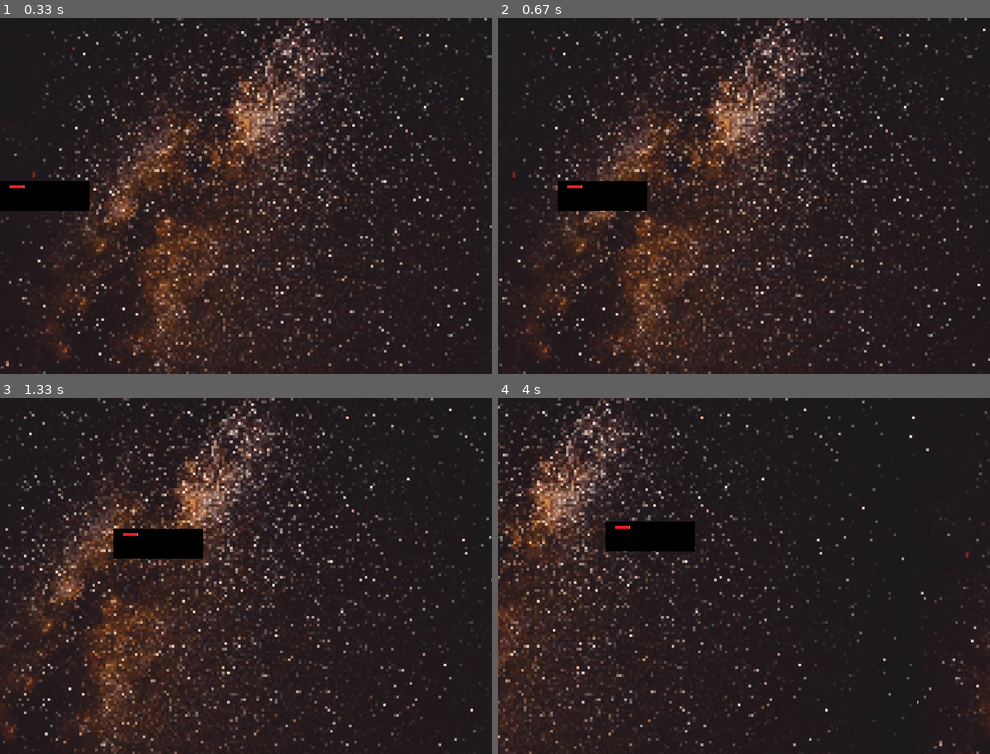
Above: before the commit, frames 1-4 (two rows, left to right).
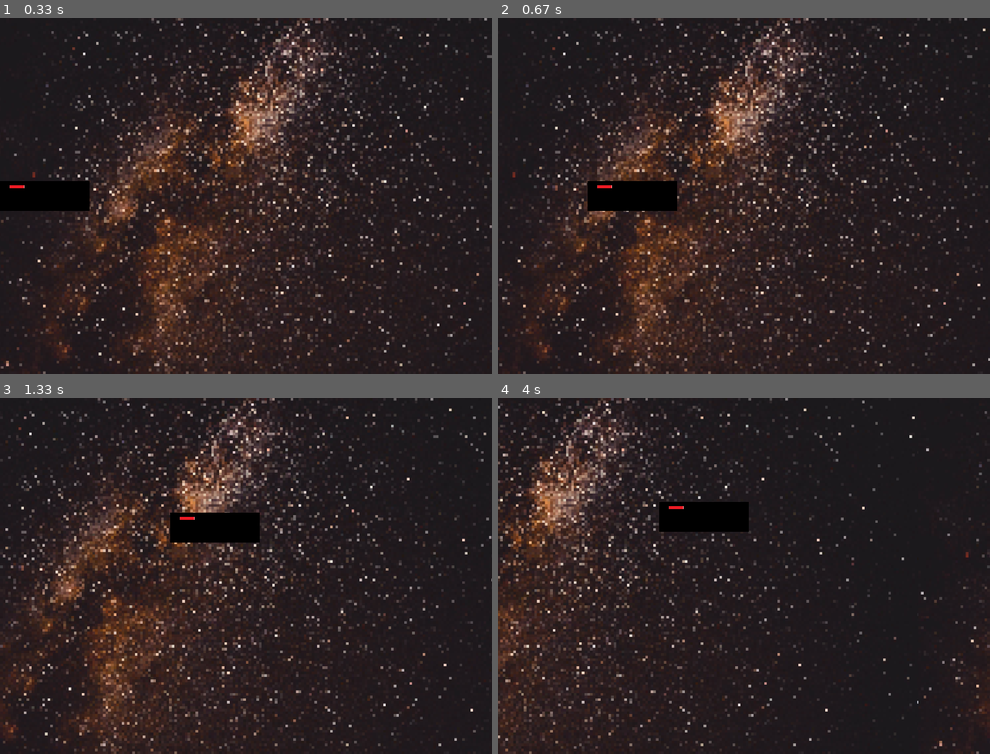
Above: after the commit, the same moments.

Repository: LuizHFS-Codice/Dessoft
Game: pygame game, started from Pygame/Área de Jogo.py
Same seed, same stepped clock (60 frames per second), same inputs: the game is played once before the commit and once after it.
Inputs:
- Up to frame 1 (0.33 s): no input
- Up to frame 2 (0.67 s): hold Right from 0.33 s (still down)
- Up to frame 3 (1.33 s): release Right at 0.8 s; hold Up 0.83-1.13 s; hold Right from 1.17 s (still down)
- Up to frame 4 (4 s): release Right at 1.63 s; hold Left 1.67-2.2 s; hold Down 2.23-2.53 s; hold Left 2.57-2.97 s; hold Up 3-3.37 s; hold Right from 3.4 s (still down)

Frame 1 is identical in both runs. In frame 2, 1.0% of the frame differs, in the area x 12-37%, y 45-55%; in frame 3, 2.5%; in frame 4, 2.6%, in the area x 21-51%, y 29-44%.

Commit message:
Comentários e ReadMe vazio

Diff:
--- a/Pygame/Área de Jogo.py
+++ b/Pygame/Área de Jogo.py
@@ -20,6 +20,7 @@
 rolagem=0
 fundo=math.ceil(Largura /SkyBox.get_width()) +1
 
+#Classe da Nave
 class Nave(pygame.sprite.Sprite):
     def __init__(self,img):
         pygame.sprite.Sprite.__init__(self)
@@ -54,8 +55,8 @@
 
 FPS=30
 game=True
-Vx=10
-Vy=6
+Vx=15
+Vy=9
 movimento=0
 
 while game:
Not shown, added: Pygame/README
